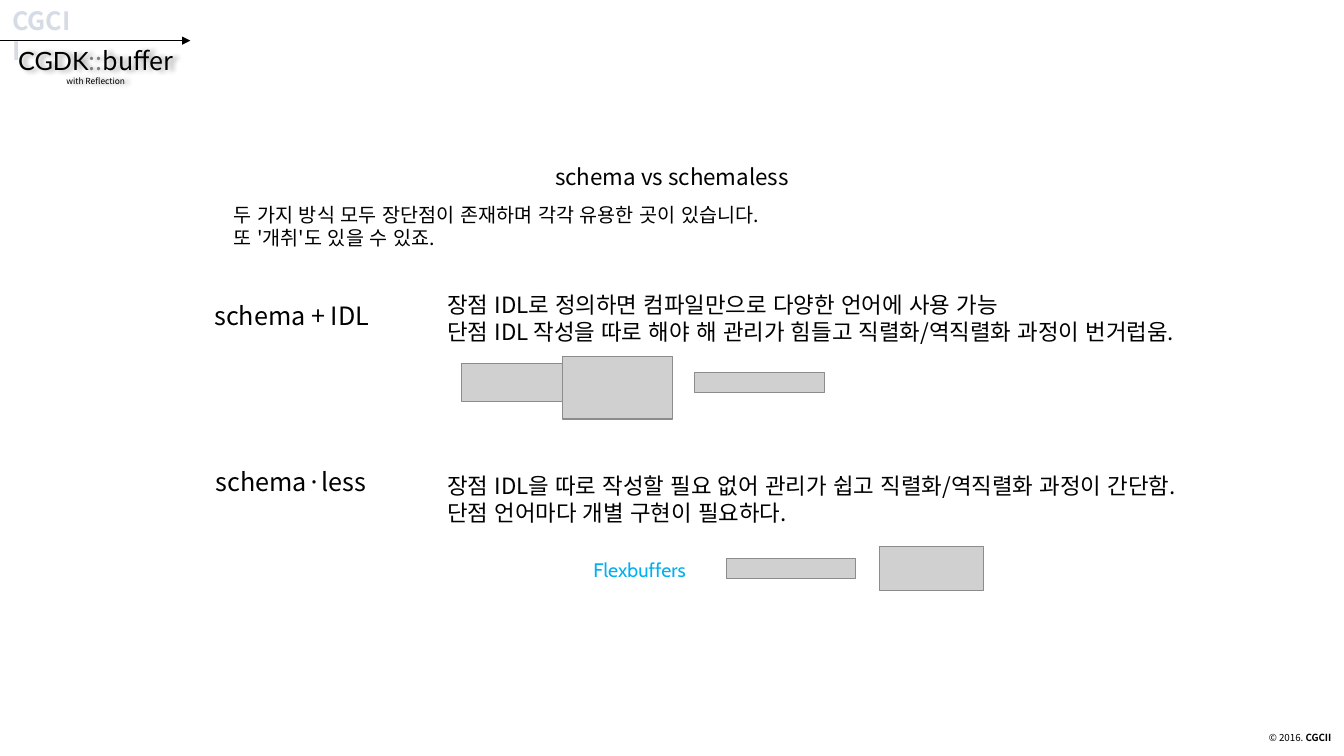
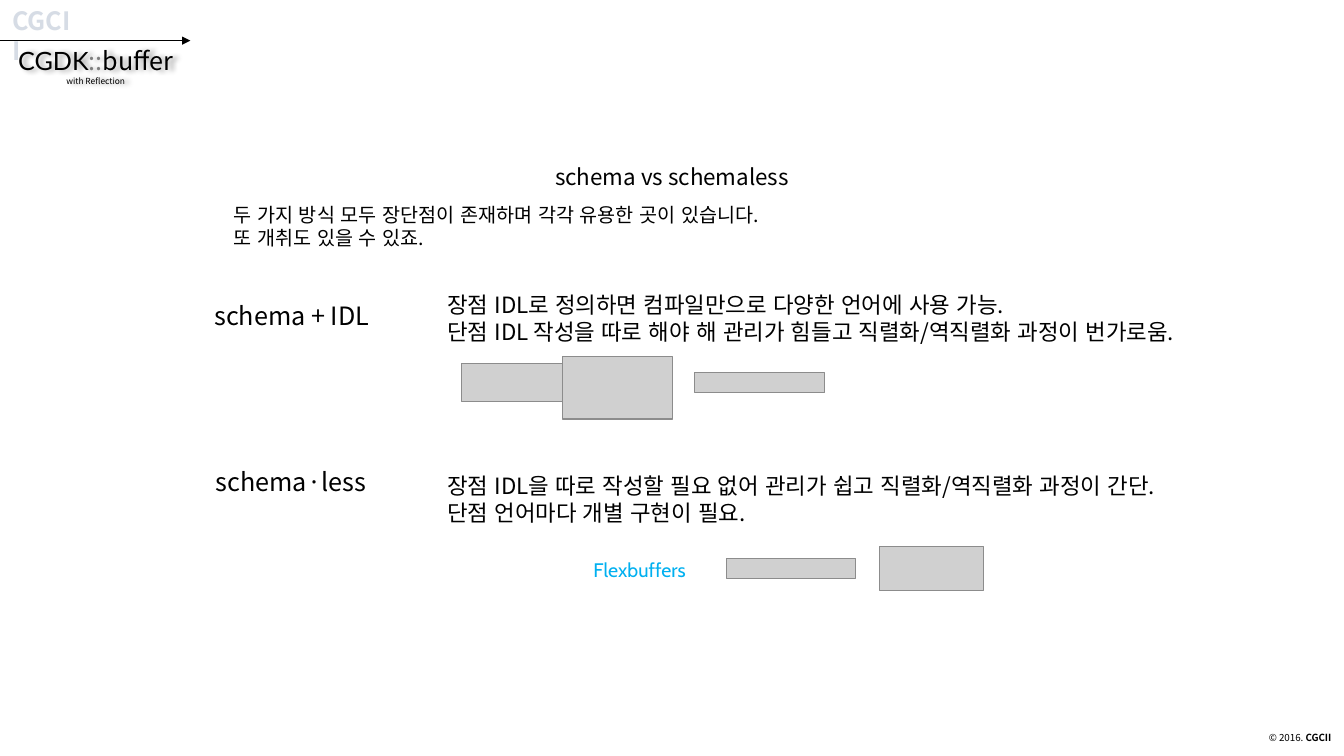
Before and after one commit to CGLabs/CGDK.buffer, a slide deck: slide 49 of C++/document/intruduce_CGDK.buffer.pptx. Drawn at 1344x756 pixels with LibreOffice and Linux fonts; fonts in the diff are those of the drawing; grey boxes stand for pictures. Boxes give left, top, right and bottom in pixels: in the first picture for what was removed or moved away, otherwise in the second. Text is boxed around its words. In the diff, an @@ line names an element or a change of style, - is before the commit and + after.

```diff
--- a/C++/document/intruduce_CGDK.buffer.pptx
+++ b/C++/document/intruduce_CGDK.buffer.pptx
@@ text at (234, 205, 759, 247): text changed @@
-두 가지 방식 모두 장단점이 존재하며 각각 유용한 곳이 있습니다.
-또 '개취'도 있을 수 있죠.
+두 가지 방식 모두 장단점이 존재하며 각각 유용한 곳이 있습니다.
+또 개취도 있을 수 있죠.
@@ text at (447, 294, 1174, 344): text changed @@
-장점 IDL로 정의하면 컴파일만으로 다양한 언어에 사용 가능
-단점 IDL 작성을 따로 해야 해 관리가 힘들고 직렬화/역직렬화 과정이 번거럽움.
+장점 IDL로 정의하면 컴파일만으로 다양한 언어에 사용 가능.
+단점 IDL 작성을 따로 해야 해 관리가 힘들고 직렬화/역직렬화 과정이 번가로움.
@@ text at (447, 475, 1155, 523): text changed @@
-장점 IDL을 따로 작성할 필요 없어 관리가 쉽고 직렬화/역직렬화 과정이 간단함.
-단점 언어마다 개별 구현이 필요하다.
+장점 IDL을 따로 작성할 필요 없어 관리가 쉽고 직렬화/역직렬화 과정이 간단.
+단점 언어마다 개별 구현이 필요.
```
Also in this commit, not shown: 34 other slides changed.
